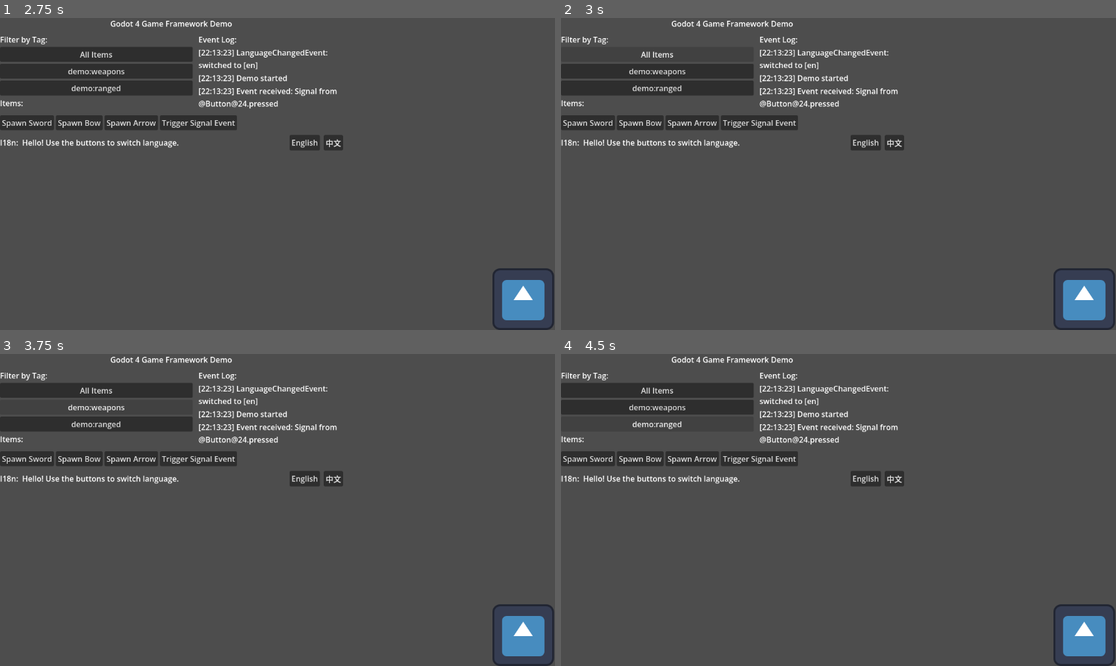
Above: before the commit, frames 1-4 (two rows, left to right).
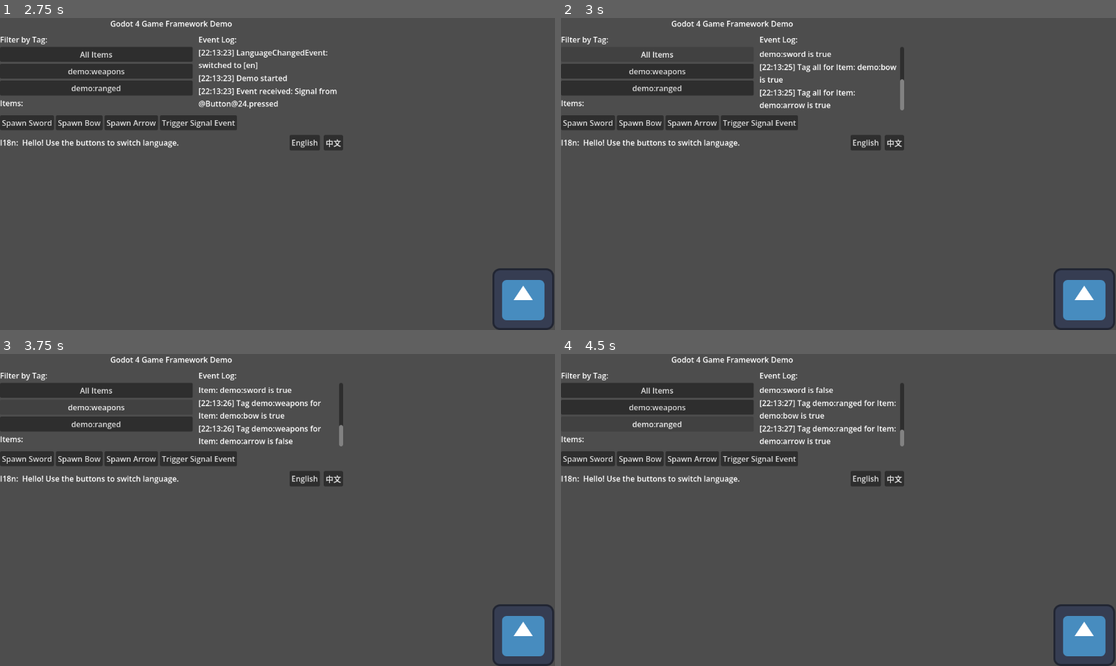
Above: after the commit, the same moments.

Repository: 0999312/Minecraft-Style-Framework
Game: Godot game, scene res://node_2d.tscn
Same seed, same stepped clock (60 frames per second), same inputs: the game is played once before the commit and once after it. The engine's default icon, where the game draws it, is replaced by a stand-in: a white triangle on a blue panel in a dark square.
Inputs (mouse positions are in pixels of both pictures, inside the frame that each line leads up to):
- Up to frame 1 (2.75 s): click (177, 117) at 0.5 s, where only the run before the commit has a clickable "Use"; click (177, 133) at 1.25 s, where only the run before the commit has a clickable "Use"; click (177, 152) at 2 s, where only the run before the commit has a clickable "Use"
- Up to frame 2 (3 s): click "All Items" at 2.75 s
- Up to frame 3 (3.75 s): click "demo:weapons" at 3.5 s
- Up to frame 4 (4.5 s): click "demo:ranged" at 4.25 s

Frame 1 is identical in both runs. In frame 2, 1.4% of the frame differs, in the area x 35-62%, y 9-30%; in frame 3, 1.5%; in frame 4, 1.5%.

Commit message:
Fix Tag Filter Demo

Diff:
--- a/plugin_test.gd
+++ b/plugin_test.gd
@@ -41,7 +41,6 @@
 	initialize_registries(item_reg, tag_reg)
 
 	# 刷新UI
-	refresh_item_list(item_reg, tag_reg)
 	refresh_tag_filters(tag_reg)
 
 	# 订阅事件
@@ -222,61 +221,6 @@
 	weapon_tag.add_entry(bow_id)
 	ranged_tag.add_entry(bow_id)
 	ranged_tag.add_entry(arrow_id)
-
-func refresh_item_list(item_reg: ItemRegistry, tag_reg: TagRegistry) -> void:
-	# 清空现有列表
-	for child in item_list.get_children():
-		child.queue_free()
-	item_rows.clear()
-
-	# 遍历所有物品
-	for key in item_reg.get_all_keys():
-		var id = ResourceLocation.from_string(key)
-		if not id:
-			continue
-		var info = item_reg.get_item(id)
-		if not info:
-			continue
-
-		# 创建一行
-		var row = HBoxContainer.new()
-		row.size_flags_horizontal = Control.SIZE_EXPAND_FILL
-		row.name = id.to_string()
-		print("item: " + id.to_string())
-		# 颜色块代表物品图标
-		var color_rect = ColorRect.new()
-		color_rect.custom_minimum_size = Vector2(30, 30)
-		color_rect.size = Vector2(30, 30)
-		# 根据物品设置颜色
-		if id.id == "sword":
-			color_rect.color = Color.GRAY
-		elif id.id == "bow":
-			color_rect.color = Color.BROWN
-		elif id.id == "arrow":
-			color_rect.color = Color.YELLOW
-		else:
-			color_rect.color = Color.WHITE
-		row.add_child(color_rect)
-
-		# 物品名称
-		var name_label = Label.new()
-		name_label.text = info.item_name
-		name_label.size_flags_horizontal = Control.SIZE_EXPAND_FILL
-		row.add_child(name_label)
-
-		# 标签显示
-		var tag_label = Label.new()
-		tag_label.text = _get_tags_string(id, tag_reg)
-		row.add_child(tag_label)
-
-		# 使用按钮
-		var use_btn = Button.new()
-		use_btn.text = "Use"
-		use_btn.pressed.connect(_on_use_item.bind(id))
-		row.add_child(use_btn)
-
-		item_list.add_child(row)
-		item_rows[key] = row
 
 func _get_tags_string(item_id: ResourceLocation, tag_reg: TagRegistry) -> String:
 	var tags = []
@@ -320,12 +264,13 @@
 	var tag_reg = RegistryManager.get_registry("tag")
 	if not tag_reg:
 		return
+	var item_reg = RegistryManager.get_registry("item")
+	if not item_reg:
+		return
 	print("Apply Filter: " + current_filter)
-	for key in item_rows:
-		var row = item_rows[key]
+	for key in item_reg.get_all_keys():
 		var item_id = ResourceLocation.from_string(key)
 		if not item_id:
-			row.visible = false
 			continue
 
 		var visible = false
@@ -337,8 +282,7 @@
 				visible = tag_reg.has_entry_in_tag(filter_id, item_id)
 			else:
 				visible = false
-		row.visible = visible
-		print("Item: " + key + (" true" if visible else " false"))
+		add_event_log("Tag %s for Item: %s is %s" % [current_filter, key, "true" if visible else "false"])
 
 func add_event_log(message: String) -> void:
 	var timestamp = Time.get_time_string_from_system()
Not shown, added: addons/mc_game_framework/event/language_changed_event.gd.uid
